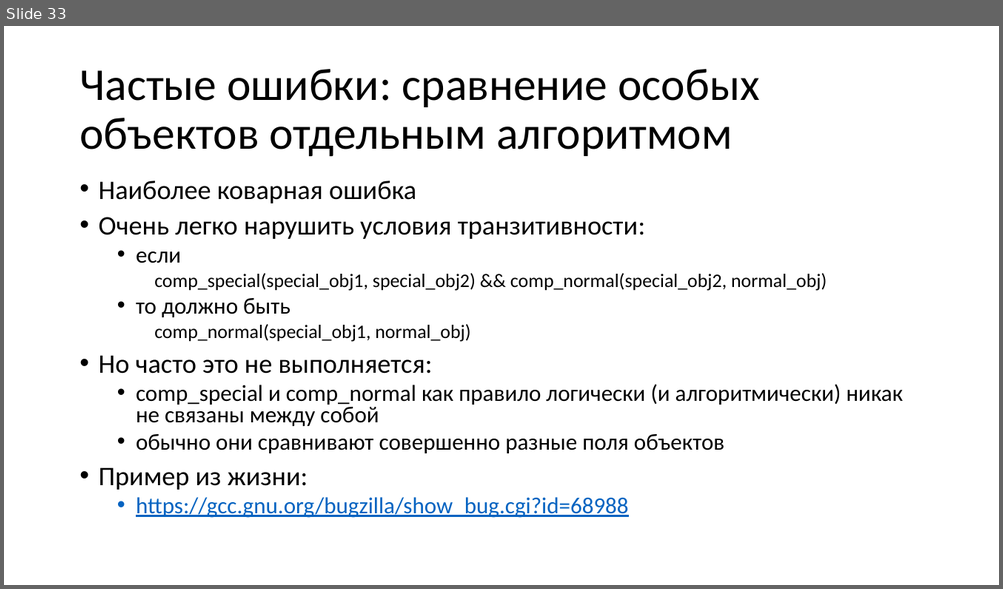
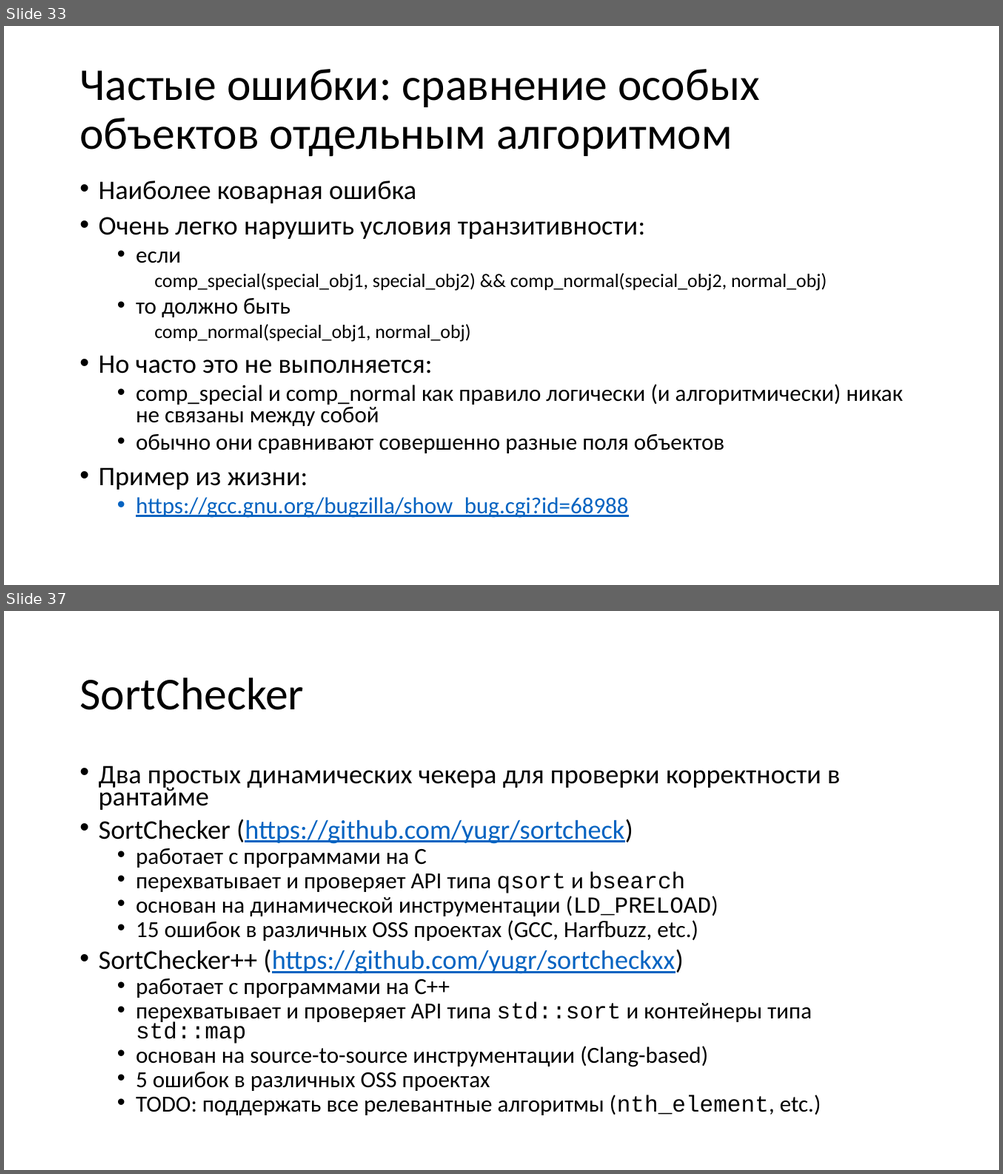
Before and after one commit to yugr/CppRussia, a slide deck: 2023/RU.pptx. Shown one above the other, each under a label of ours: slide 33 before the commit, slides 33 and 37 after it; the slides between them are not shown. The pictures are 1003x589 and 1003x1174 pixels, drawn with LibreOffice and Linux fonts; fonts in the diff are those of the drawing. Boxes give left, top, right and bottom in pixels: in the first picture for what was removed or moved away, otherwise in the second. Text is boxed around its words. In the diff, an @@ line names an element or a change of style, - is before the commit and + after.

```diff
--- a/2023/RU.pptx
+++ b/2023/RU.pptx
@@ slide 37 added at (4, 611, 999, 1170), background #FFFFFF @@
@@ title added at (79, 678, 304, 710), 44 pt, text #000000 @@
+SortChecker
@@ text added at (99, 766, 839, 1116), 22.2 pt, text #000000 @@
+• Два простых динамических чекера для проверки корректности в рантайме
+• SortChecker (https://github.com/yugr/sortcheck)
+  • работает с программами на C
+  • перехватывает и проверяет API типа qsort и bsearch
+  • основан на динамической инструментации (LD_PRELOAD)
+  • 15 ошибок в различных OSS проектах (GCC, Harfbuzz, etc.)
+• SortChecker++ (https://github.com/yugr/sortcheckxx)
+  • работает с программами на C++
+  • перехватывает и проверяет API типа std::sort и контейнеры типа std::map
+  • основан на source-to-source инструментации (Clang-based)
+  • 5 ошибок в различных OSS проектах
+  • TODO: поддержать все релевантные алгоритмы (nth_element, etc.)
```
Also in this commit, not shown: 1 slide changed, 10 other slides added, 1 other file.
